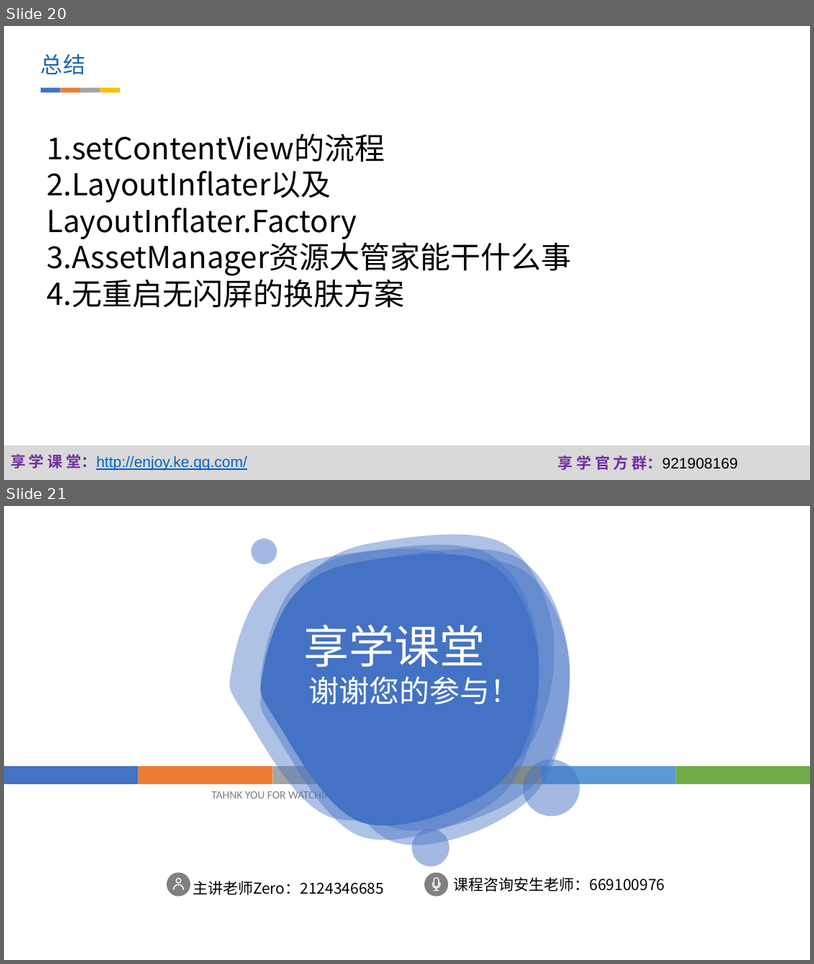
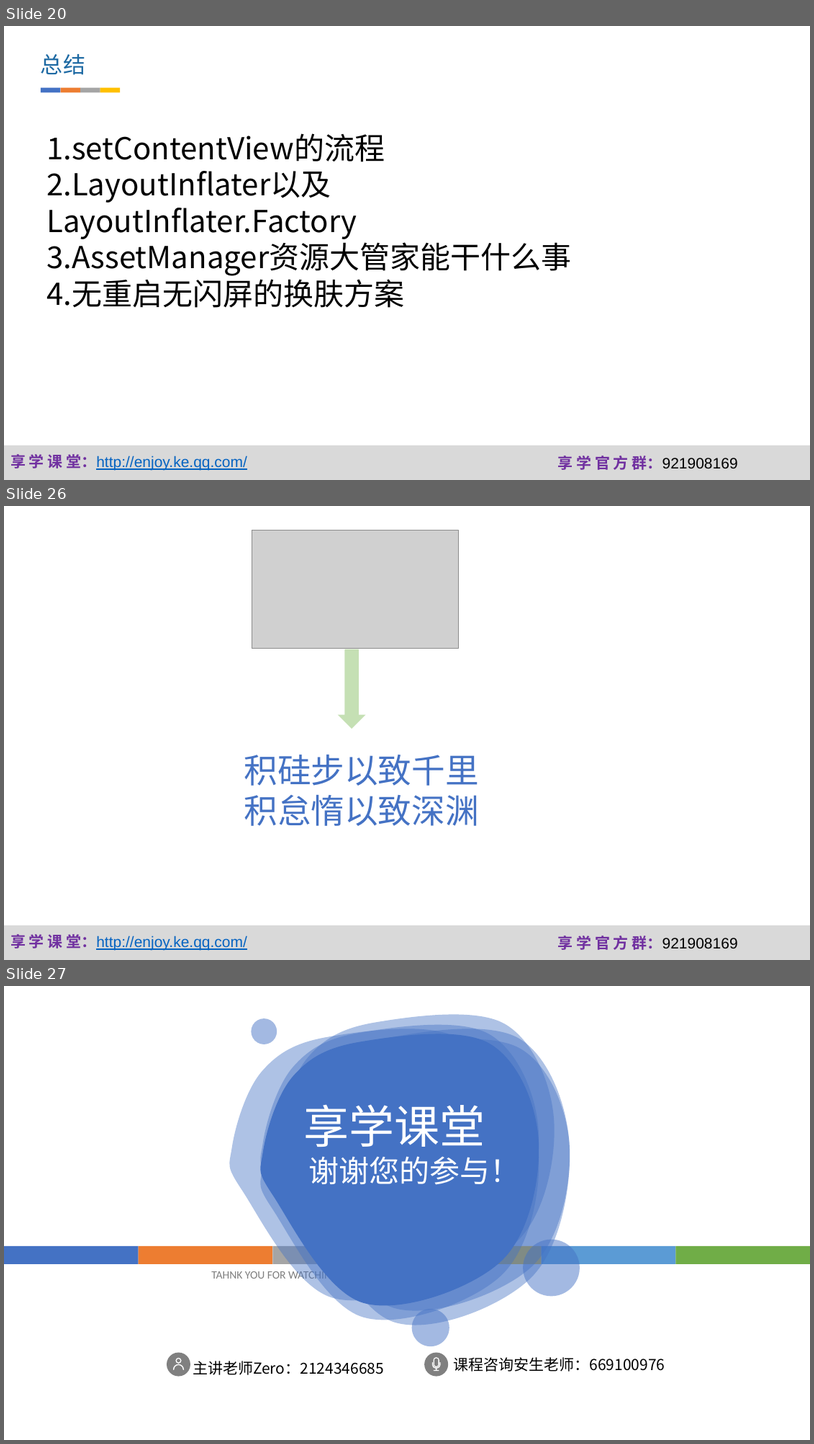
Before and after one commit to fanzhangvip/xiangxue, a slide deck: pre/跟着源码学换肤.pptx. Shown one above the other, each under a label of ours: slides 20 and 21 before the commit, slides 20, 26 and 27 after it; the slides between them are not shown. The pictures are 814x964 and 814x1444 pixels, drawn with LibreOffice and Linux fonts; fonts in the diff are those of the drawing; grey boxes stand for pictures; background and template pictures are left out. Boxes give left, top, right and bottom in pixels: in the first picture for what was removed or moved away, otherwise in the second. Text is boxed around its words. In the diff, an @@ line names an element or a change of style, - is before the commit and + after.

```diff
--- a/pre/跟着源码学换肤.pptx
+++ b/pre/跟着源码学换肤.pptx
@@ slide 26 added at <box>4,506,810,960</box>, background #FFFFFF; not listed: 3 template elements that a slide beside it also shows @@
@@ picture added at <box>252,530,459,648</box> @@
@@ down arrow added at <box>338,649,365,728</box>, fill #C5E0B4 @@
@@ text added at <box>244,754,479,826</box>, 40 pt, text #4472C4 @@
+积硅步以致千里
+积怠惰以致深渊
@@ what was slide 21 is now slide 27 @@
```
Also in this commit, not shown: 6 slides changed, 5 other slides added, 17 other files.
